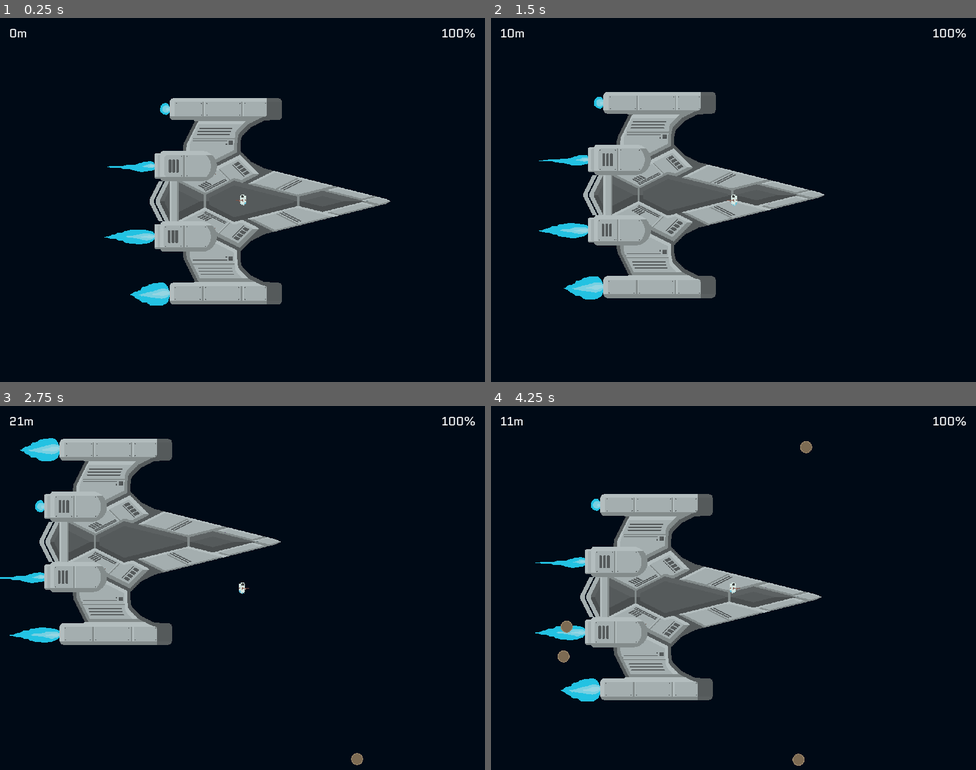
Above: before the commit, frames 1-4 (two rows, left to right).
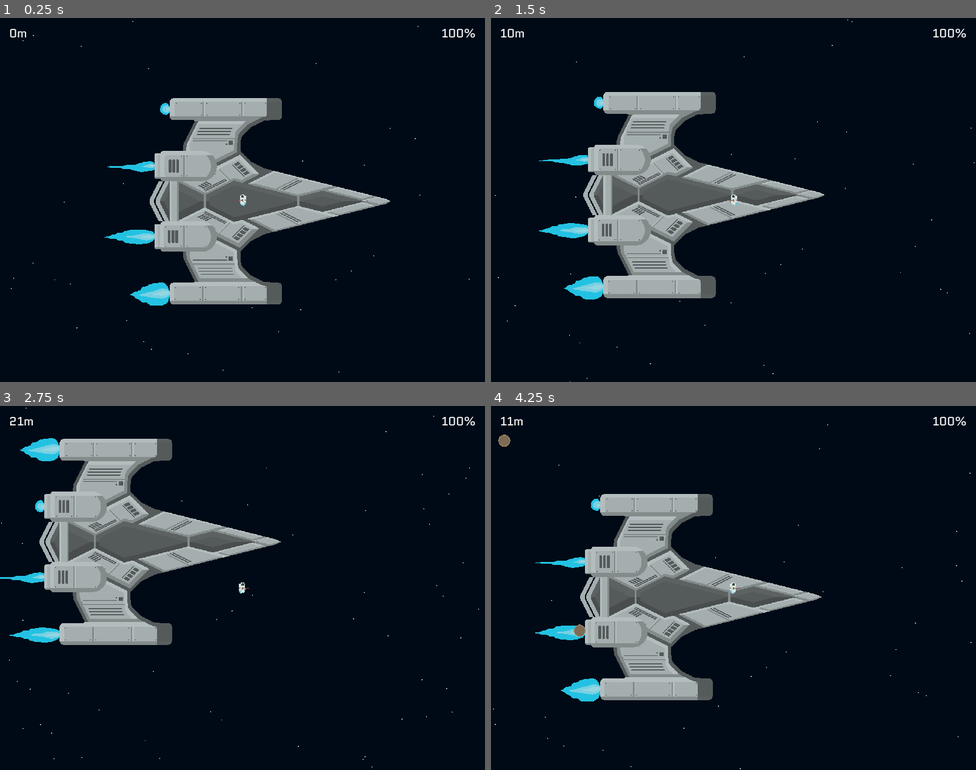
Above: after the commit, the same moments.

Repository: AlexTheRegent/endless-jam-2022
Game: Godot game, scene res://scenes/game.tscn
The game is run twice, just before and just after one commit, with the same random seed, the same clock (stepped at 60 frames per second) and the same inputs.
Inputs (mouse positions are in pixels of both pictures, inside the frame that each line leads up to):
- Up to frame 1 (0.25 s): no input
- Up to frame 2 (1.5 s): tap Enter at 0.5 s; move the mouse to (840, 181) at 0.52 s; hold D (move_right) 0.53-1.28 s; tap E (use) at 0.6, 1.35 s; move the mouse to (636, 218) at 1.27 s; hold S (move_down) from 1.28 s (still down)
- Up to frame 3 (2.75 s): move the mouse to (291, 507) at 2.02 s; release S (move_down) at 2.03 s; hold D (move_right) from 2.03 s (still down); tap E (use) at 2.1 s
- Up to frame 4 (4.25 s): move the mouse to (709, 660) at 2.77 s; release D (move_right) at 2.78 s; hold W (move_up) 2.78-3.53 s; tap E (use) at 2.85, 3.6 s; move the mouse to (879, 642) at 3.52 s; hold A (move_left) from 3.53 s (still down)

The runs differ from the first frame. In frame 1, less than 0.1% of the frame differs, in the area x 2-97%, y 0-98%; in frame 2, less than 0.1%; in frame 3, less than 0.1%; in frame 4, 0.4%, in the area x 0-100%, y 5-100%.

Commit message:
Added stars for background

Diff:
--- a/prefabs/player.tscn
+++ b/prefabs/player.tscn
@@ -60,7 +60,7 @@
 
 [node name="animated_sprite" type="AnimatedSprite" parent="."]
 frames = SubResource( 9 )
-frame = 2
+frame = 1
 playing = true
 
 [node name="collision_shape_2d" type="CollisionShape2D" parent="."]
--- a/prefabs/ship_part.tscn
+++ b/prefabs/ship_part.tscn
@@ -3,7 +3,7 @@
 [ext_resource path="res://prefabs/ship_part.gd" type="Script" id=1]
 
 [node name="area_2d" type="Area2D"]
-collision_layer = 12
+collision_layer = 8
 monitoring = false
 monitorable = false
 script = ExtResource( 1 )
--- /dev/null
+++ b/prefabs/star.gd
@@ -0,0 +1,19 @@
+extends Sprite
+
+
+
+const LIFETIME_DISTANCE_SQUARED := pow(2000.0, 2)
+
+
+var direction := Vector2.ZERO
+var speed := 200.0
+
+
+func _ready() -> void:
+	direction = Vector2.LEFT
+
+
+func _physics_process(delta: float) -> void:
+	global_position += direction * speed * delta
+	if global_position.length_squared() > LIFETIME_DISTANCE_SQUARED:
+		queue_free()
--- /dev/null
+++ b/prefabs/star.tscn
@@ -0,0 +1,6 @@
+[gd_scene load_steps=2 format=2]
+
+[ext_resource path="res://prefabs/star.gd" type="Script" id=1]
+
+[node name="star" type="Sprite"]
+script = ExtResource( 1 )
--- a/scenes/game.gd
+++ b/scenes/game.gd
@@ -2,12 +2,21 @@
 
 
 const ASTEROID := preload("res://prefabs/asteroid.tscn")
+const STAR := preload("res://prefabs/star.tscn")
+
 const SPAWN_RANGE := 1000.0
 const SPREAD_ANGLE := 30.0
+
+const STAR_SPEED_MIN := 5.0
+const STAR_SPEED_MAX := 20.0
 
 
 func _ready() -> void:
 	randomize()
+
+	for _i in 200:
+		var gpos := Vector2(randf() * SPAWN_RANGE * 2 - SPAWN_RANGE, randf() * SPAWN_RANGE * 2 - SPAWN_RANGE)
+		spawn_star(gpos, randf() * (STAR_SPEED_MAX - STAR_SPEED_MIN) + STAR_SPEED_MIN)
 
 
 func _physics_process(_delta: float) -> void:
@@ -20,7 +29,10 @@
 
 		var gdir := (gtarget - gpos).normalized()
 		spawn_asteroid(gpos, gdir)
-		pass
+
+	if randf() < 0.08:
+		var gpos := Vector2(SPAWN_RANGE, randf() * SPAWN_RANGE * 2 - SPAWN_RANGE)
+		spawn_star(gpos, randf() * (STAR_SPEED_MAX - STAR_SPEED_MIN) + STAR_SPEED_MIN)
 
 
 func _unhandled_input(event: InputEvent) -> void:
@@ -43,3 +55,12 @@
 	asteroid.global_position = position
 	asteroid.direction = direction
 	asteroid.speed = speed
+
+
+func spawn_star(position: Vector2, speed := 50.0) -> void:
+	var star := STAR.instance()
+	$stars.add_child(star)
+
+	star.texture = load("res://assets/sprites/star_01.png")
+	star.global_position = position
+	star.speed = speed
--- a/scenes/game.tscn
+++ b/scenes/game.tscn
@@ -8,6 +8,8 @@
 [node name="game" type="Node2D"]
 script = ExtResource( 3 )
 
+[node name="stars" type="Node2D" parent="."]
+
 [node name="ship" parent="." instance=ExtResource( 2 )]
 
 [node name="junk" type="Node2D" parent="."]
Binary file added: assets/sprites/star_01.aseprite
Binary file added: assets/sprites/star_01.png
Not shown, added: assets/sprites/star_01.png.import
